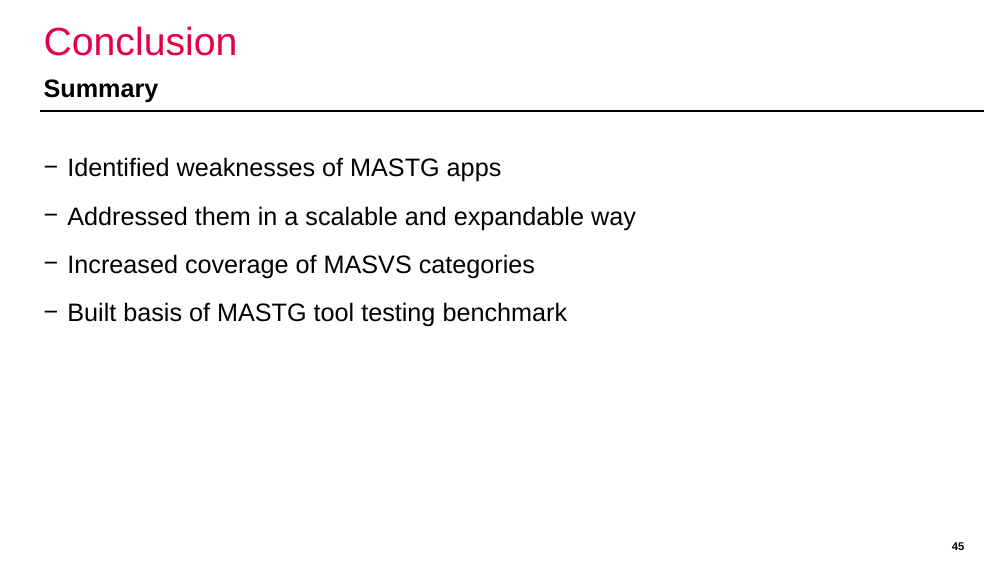
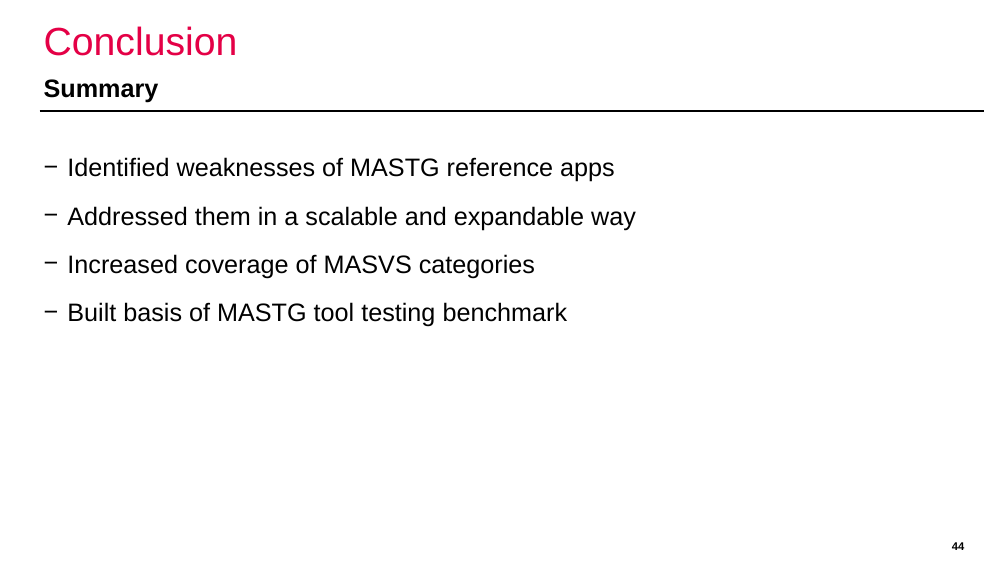
Before and after one commit to domi-cmd/Reference_Application_for_OWASP_MASTG, a slide deck: slide 44 of dev_documents/presentation/ba_thesis_presentation_kronig.pptx (slide 45 before the commit). Drawn at 1008x567 pixels with LibreOffice and Linux fonts; fonts in the diff are those of the drawing; background and template pictures are left out. Boxes give left, top, right and bottom in pixels: in the first picture for what was removed or moved away, otherwise in the second. Text is boxed around its words. In the diff, an @@ line names an element or a change of style, - is before the commit and + after.

Commit message:
Started adding proper references and citations to the presentation. Removed the slides discussing the flow diagrams, as I am still 5 minutes over the required talking time

```diff
--- a/dev_documents/presentation/ba_thesis_presentation_kronig.pptx
+++ b/dev_documents/presentation/ba_thesis_presentation_kronig.pptx
@@ text at [67,157,615,182]: text changed @@
-− Identified weaknesses of MASTG apps
+− Identified weaknesses of MASTG reference apps
@@ page number at [952,542,964,550]: text changed @@
-45
+44
```
Also in this commit, not shown: 12 other slides changed, 2 slides added, 2 slides removed.
